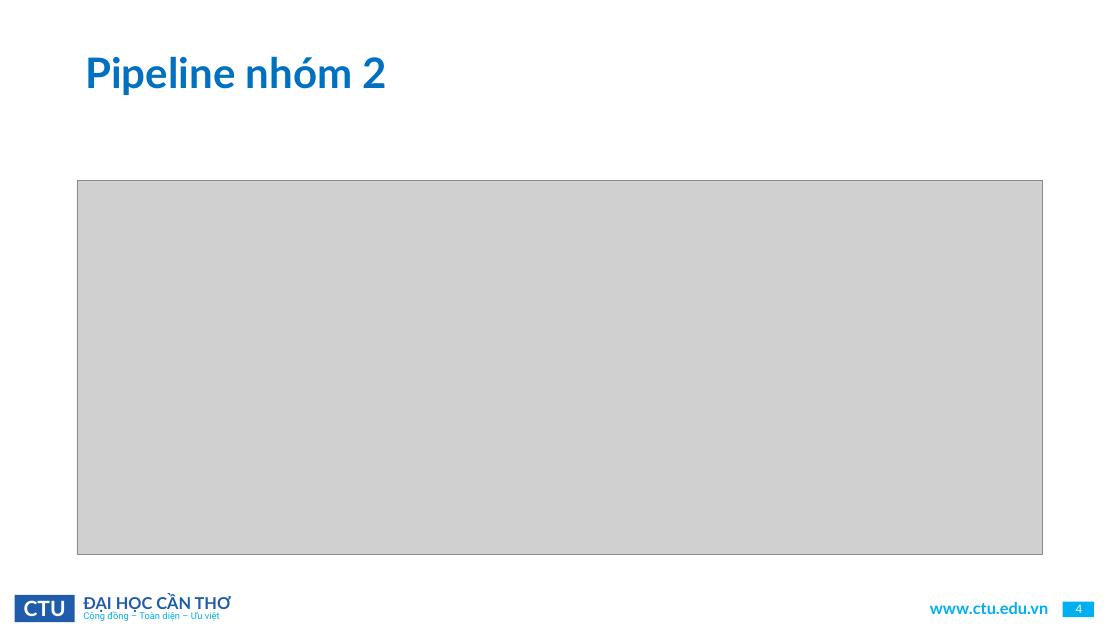
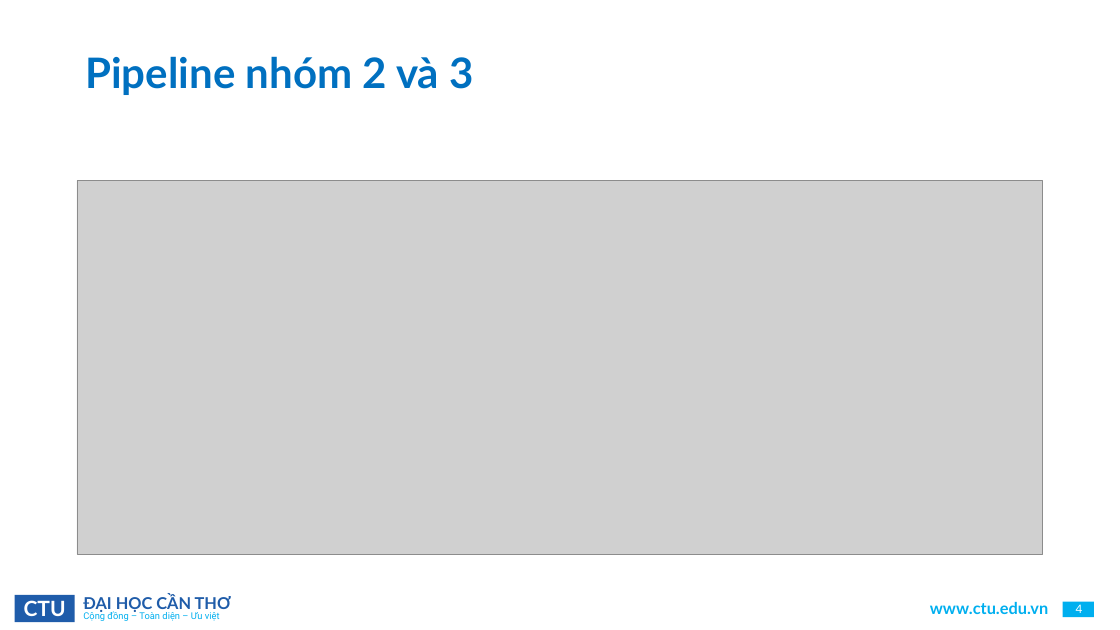
Before and after one commit to Tyler3743/fraud_detection, a slide deck: slide 4 of thuyết trình.pptx. Drawn at 1120x630 pixels with LibreOffice and Linux fonts; fonts in the diff are those of the drawing; grey boxes stand for pictures; background and template pictures are left out. Boxes give left, top, right and bottom in pixels: in the first picture for what was removed or moved away, otherwise in the second. Text is boxed around its words. In the diff, an @@ line names an element or a change of style, - is before the commit and + after.

```diff
--- a/thuyết trình.pptx
+++ b/thuyết trình.pptx
@@ title at bbox=[85, 56, 473, 95]: text changed @@
-Pipeline nhóm 2
+Pipeline nhóm 2 và 3
```
Also in this commit, not shown: 1 other slide changed, 2 slides added, 3 other files.
